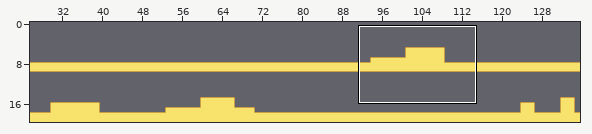
Two versions of a level (Tiled map (JSON), assets/levels/level1.json). The picture above shows the old version from afar; the outline marks the close-up.
Close-up. The starting point:
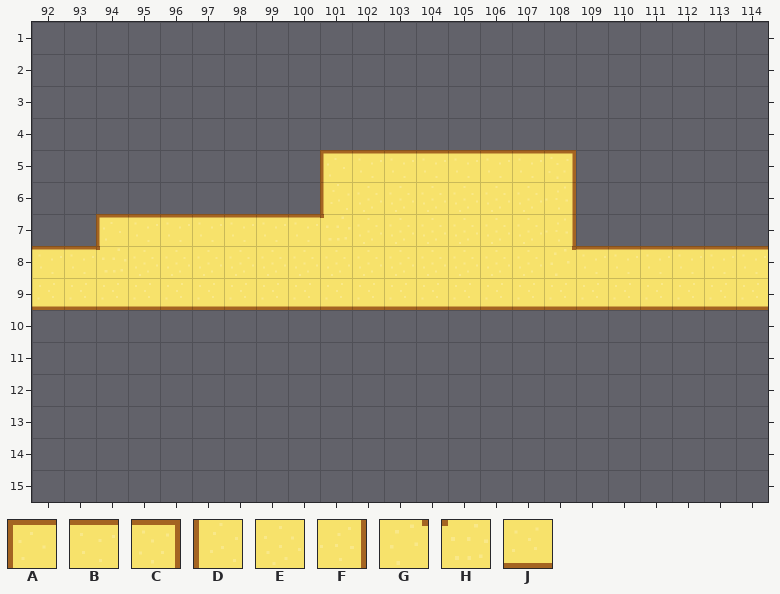
Cells are 64x64 px. Shown: x 92..114, y 1..15. The commit also changed other parts of the map, which this record leaves out.
Key: from "level": A 0, B 1, C 2, D 10, E 11, F 12, G 13, H 14, J 21.
_ is an empty cell.
Layer "Kachelebene 1" before, first column x 92:
 1 _______________________
 2 _______________________
 3 _______________________
 4 _______________________
 5 _________ABBBBBBC______
 6 _________DEEEEEEF______
 7 __ABBBBBBHEEEEEEF______
 8 BBHEEEEEEEEEEEEEGBBBBBB
 9 JJJJJJJJJJJJJJJJJJJJJJJ
10 _______________________
11 _______________________
12 _______________________
13 _______________________
14 _______________________
15 _______________________
The same view after the edit:
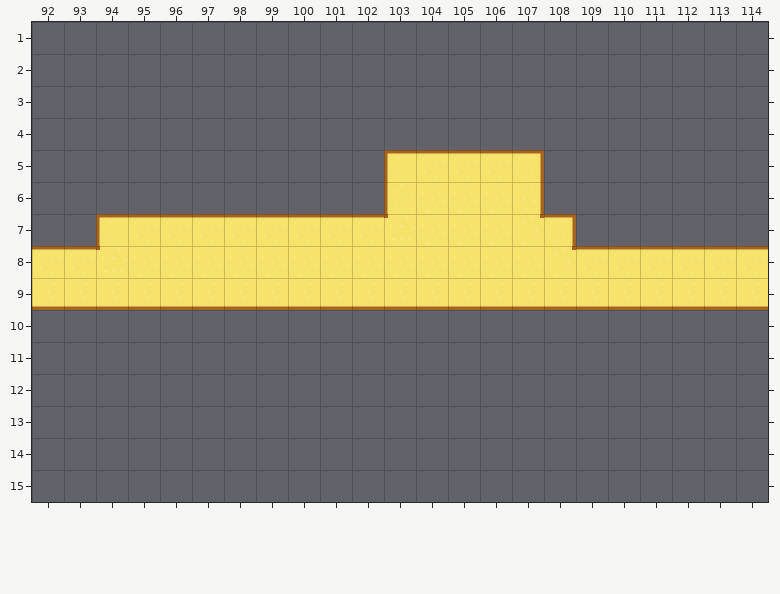
Edits made:
{"where": "layer \"Kachelebene 1\""}
{"y":5,"x":101,"old":"ABB","new":"__A"}
{"y":5,"x":107,"old":"BC","new":"C_"}
{"y":6,"x":101,"old":"DEE","new":"__D"}
{"y":6,"x":107,"old":"EF","new":"F_"}
{"y":7,"x":101,"old":"HEE","new":"BBH"}
{"y":7,"x":107,"old":"EF","new":"GC"}
{"label":"changed","picture_box":[320,150,415,244]}
{"label":"changed","picture_box":[513,150,576,244]}
